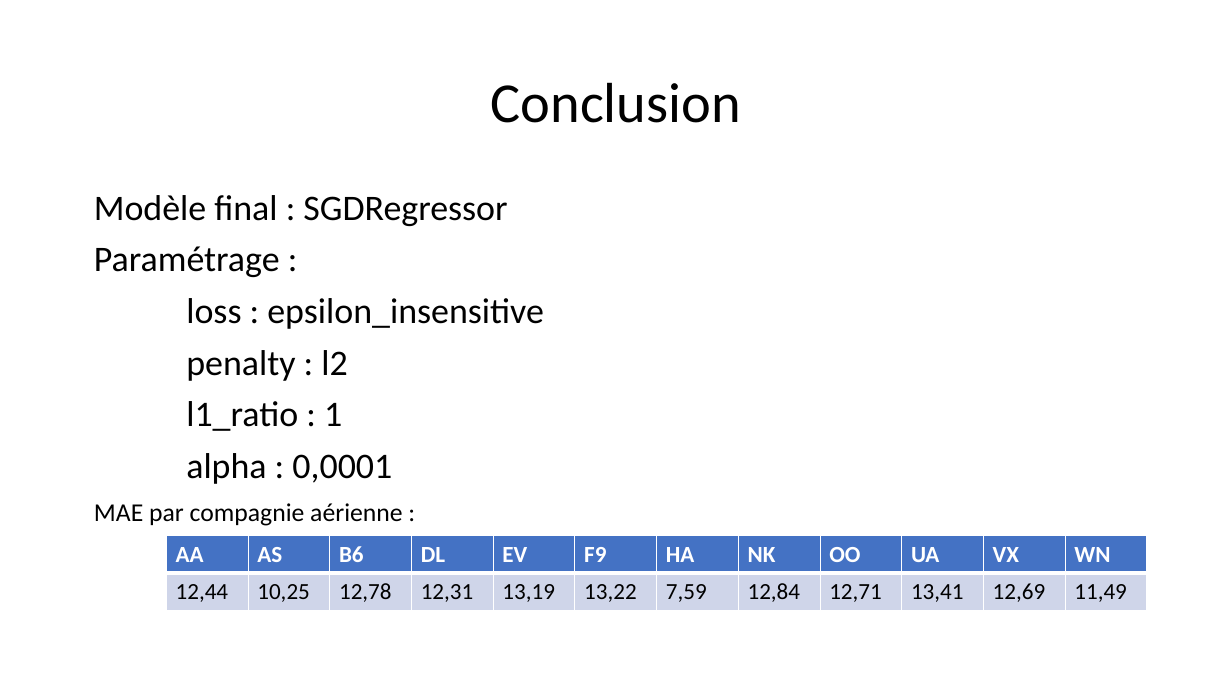
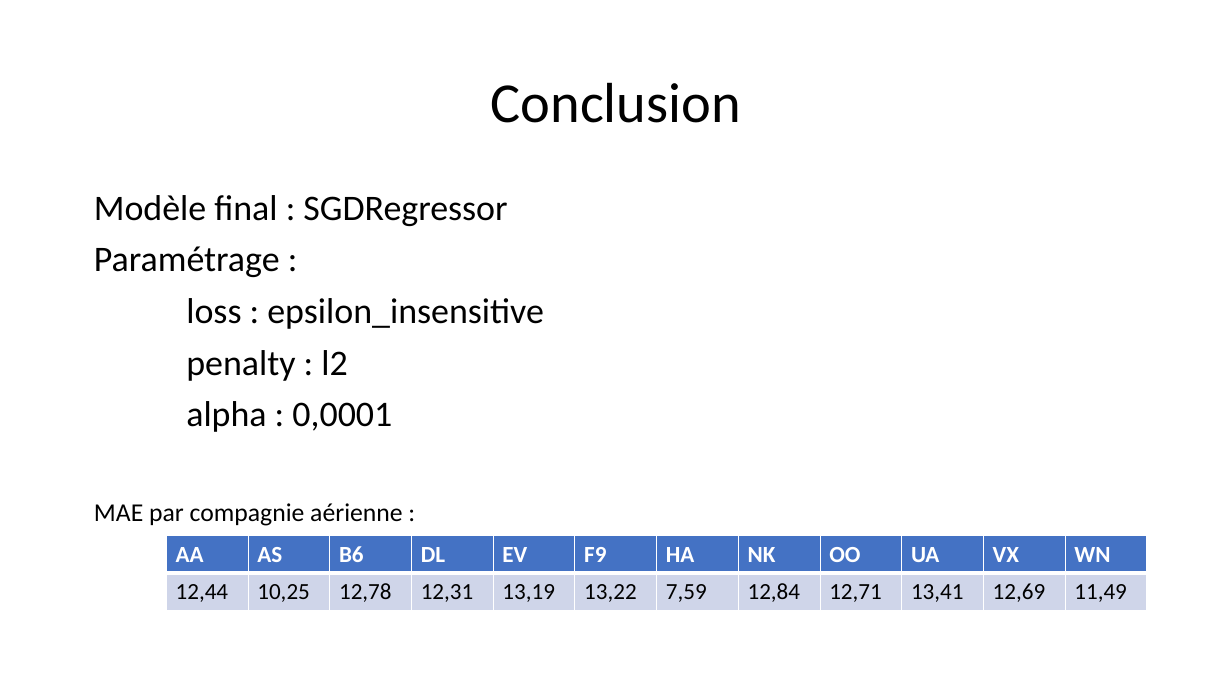
Before and after one commit to morganscao/Projet4, a slide deck: slide 24 of rapport/Anticipez le retard de vol des avions.pptx (slide 26 before the commit). Drawn at 1232x693 pixels with LibreOffice and Linux fonts; fonts in the diff are those of the drawing. Boxes give left, top, right and bottom in pixels: in the first picture for what was removed or moved away, otherwise in the second. Text is boxed around its words. In the diff, an @@ line names an element or a change of style, - is before the commit and + after.

```diff
--- a/rapport/Anticipez le retard de vol des avions.pptx
+++ b/rapport/Anticipez le retard de vol des avions.pptx
@@ text at [186, 401, 342, 431]: paragraph removed @@
-l1_ratio : 1
```
Also in this commit, not shown: 10 other slides changed, 2 slides removed, 16 other files.
